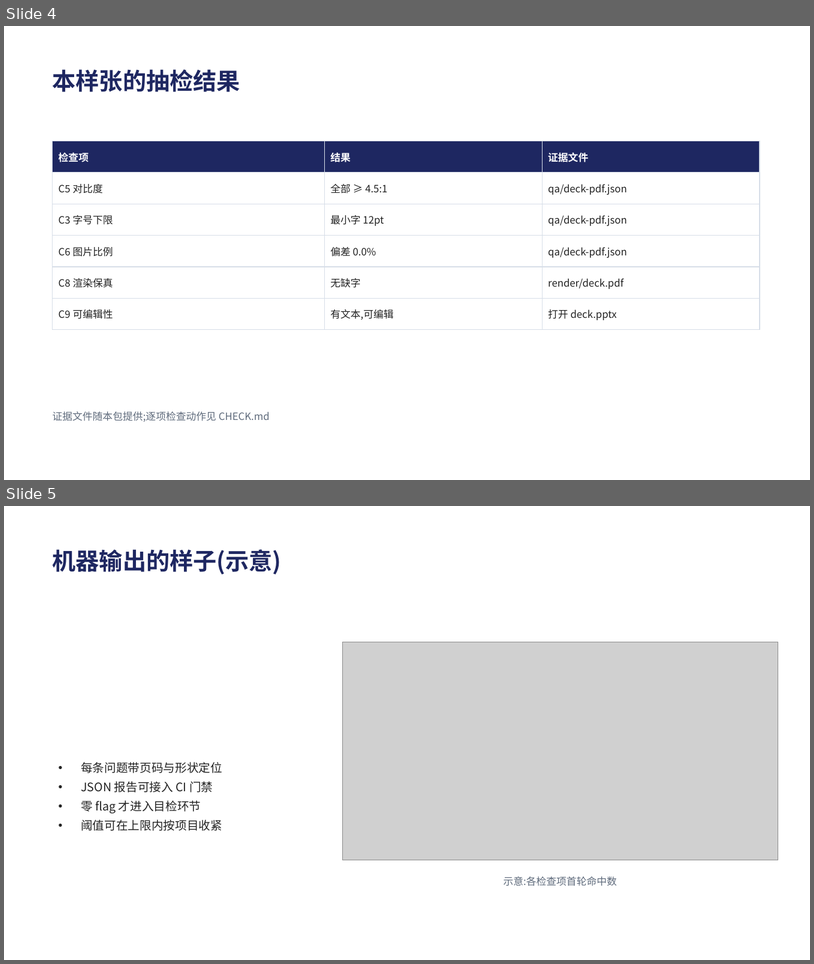
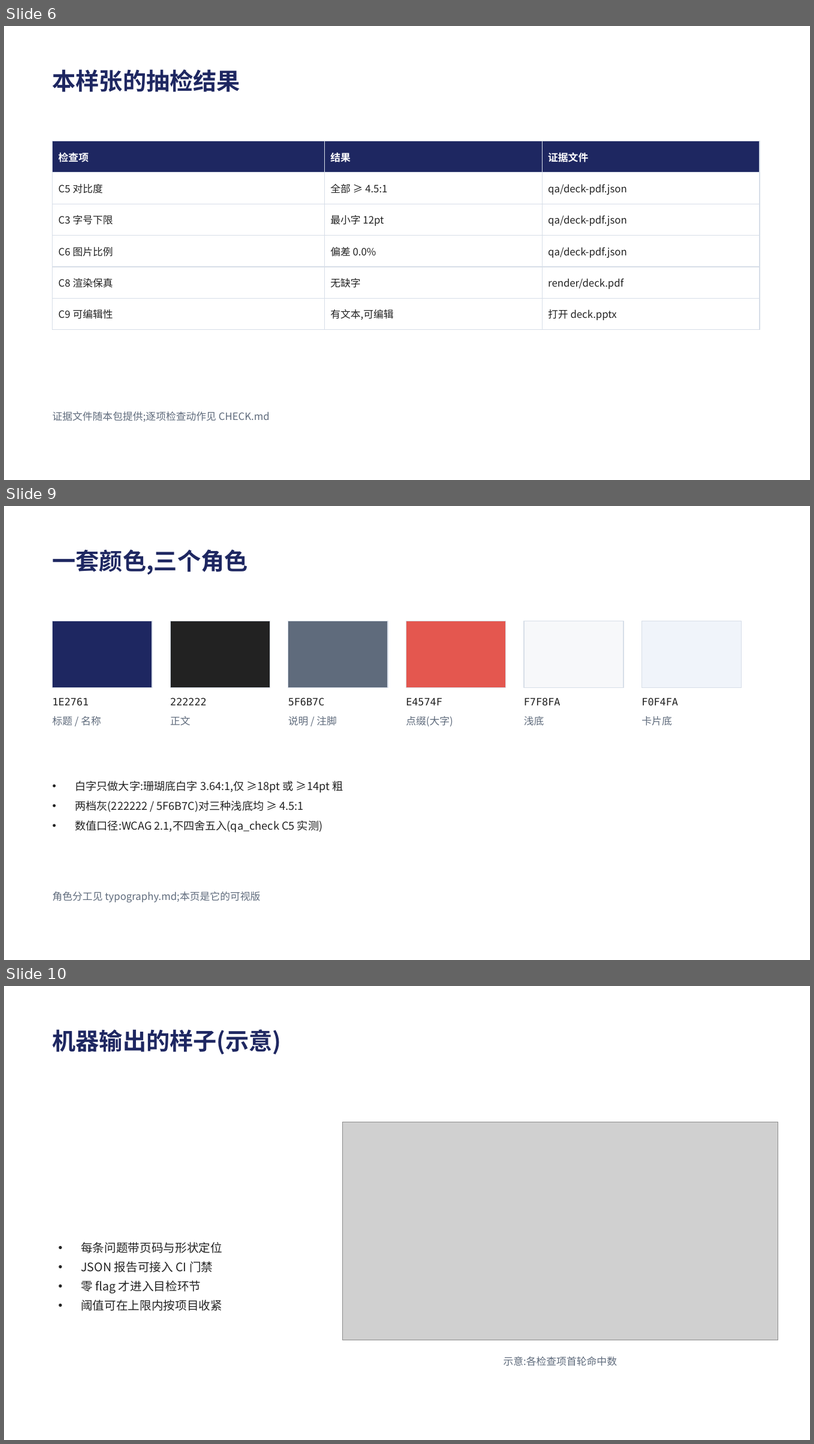
Before and after one commit to Tlaven/skill-repo, a slide deck: pptx-delivery/examples/acceptance-sample/deck.pptx. Shown one above the other, each under a label of ours: slides 4 and 5 before the commit, slides 6, 9 and 10 after it; the slides between them are not shown. The pictures are 814x964 and 814x1444 pixels, drawn with LibreOffice and Linux fonts; fonts in the diff are those of the drawing; grey boxes stand for pictures. Boxes give left, top, right and bottom in pixels: in the first picture for what was removed or moved away, otherwise in the second. Text is boxed around its words. In the diff, an @@ line names an element or a change of style, - is before the commit and + after.

Commit message:
feat(pptx-delivery): 示例包扩为 11 页丰富版式 + 修 C5 叠层背景解析(autoshape 误排除)+ C5 自测
- 示例:6 → 11 页,新增六部件卡阵 / 四指标 / C1–C9 九宫格 / 命令终端块 / 新旧对比 /
  色彩角色六种版式;validate PASSED、两层断言 0/0(C5 checked=137、11 页 C7/C8 全过)
- qa_check:修 C5 "叠层背景"对 autoshape 失效(autoshape 恒有 text frame,被过滤误排除,
  白字叠深色带仍按页面底色算);新增 tests/c5_selftest.py 锁定(有衬底不误报 / 无衬底照报)
- tests/README 与复核记录同步
- 全量套件复跑全 PASS(exit 0);evidence 刷新

```diff
--- a/pptx-delivery/examples/acceptance-sample/deck.pptx
+++ b/pptx-delivery/examples/acceptance-sample/deck.pptx
@@ slide 9 added at box(4, 506, 810, 960), background #FFFFFF @@
@@ text added at box(53, 549, 248, 575), 28 pt, text #1E2761, bold @@
+一套颜色,三个角色
@@ rectangle added at box(53, 621, 152, 687), fill #1E2761, outline #D7DEE8 1 pt @@
@@ rectangle added at box(170, 621, 270, 687), fill #222222, outline #D7DEE8 1 pt @@
@@ rectangle added at box(288, 621, 388, 687), fill #5F6B7C, outline #D7DEE8 1 pt @@
@@ rectangle added at box(406, 621, 506, 687), fill #E4574F, outline #D7DEE8 1 pt @@
@@ rectangle added at box(524, 621, 624, 687), fill #F7F8FA, outline #D7DEE8 1 pt @@
@@ rectangle added at box(642, 621, 742, 687), fill #F0F4FA, outline #D7DEE8 1 pt @@
@@ text added at box(53, 697, 89, 706), 12 pt, text #222222 @@
+1E2761
@@ text added at box(170, 697, 207, 705), 12 pt, text #222222 @@
+222222
@@ text added at box(288, 697, 325, 706), 12 pt, text #222222 @@
+5F6B7C
@@ text added at box(406, 697, 443, 706), 12 pt, text #222222 @@
+E4574F
@@ text added at box(524, 697, 561, 705), 12 pt, text #222222 @@
+F7F8FA
@@ text added at box(642, 697, 678, 706), 12 pt, text #222222 @@
+F0F4FA
@@ text added at box(53, 716, 101, 726), 12 pt, text #5F6B7C @@
+标题 / 名称
@@ text added at box(170, 716, 191, 725), 12 pt, text #5F6B7C @@
+正文
@@ text added at box(288, 716, 337, 726), 12 pt, text #5F6B7C @@
+说明 / 注脚
@@ text added at box(406, 716, 453, 726), 12 pt, text #5F6B7C @@
+点缀(大字)
@@ text added at box(524, 716, 545, 726), 12 pt, text #5F6B7C @@
+浅底
@@ text added at box(642, 716, 672, 726), 12 pt, text #5F6B7C @@
+卡片底
@@ text added at box(75, 780, 343, 832), 13 pt, text #222222 @@
+• 白字只做大字:珊瑚底白字 3.64:1,仅 ≥18pt 或 ≥14pt 粗
+• 两档灰(222222 / 5F6B7C)对三种浅底均 ≥ 4.5:1
+• 数值口径:WCAG 2.1,不四舍五入(qa_check C5 实测)
@@ text added at box(53, 891, 260, 902), 12 pt, text #5F6B7C @@
+角色分工见 typography.md;本页是它的可视版
@@ what was slide 4 is now slide 6 @@
@@ what was slide 5 is now slide 10 @@
```
Also in this commit, not shown: 1 slide changed, 4 other slides added, 21 other files.
